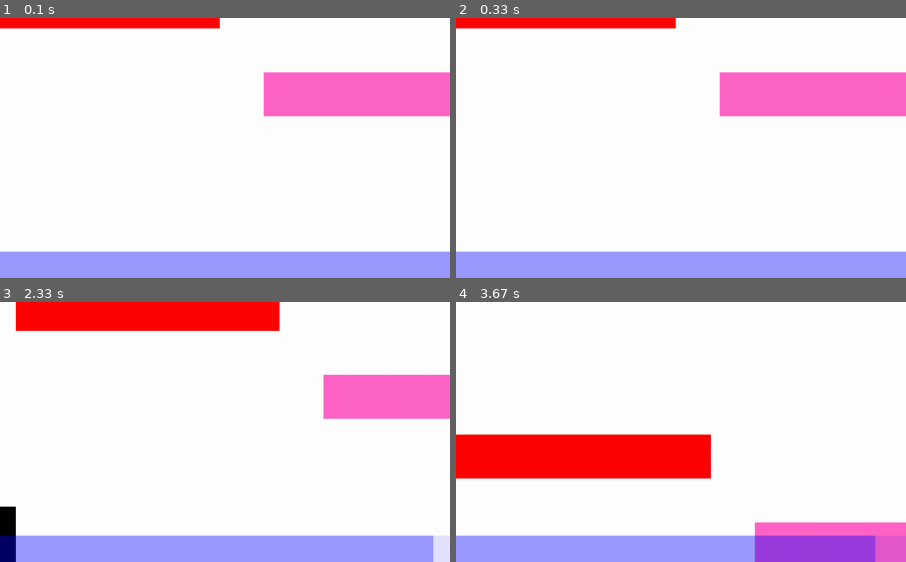
Above: before the commit, frames 1-4 (two rows, left to right).
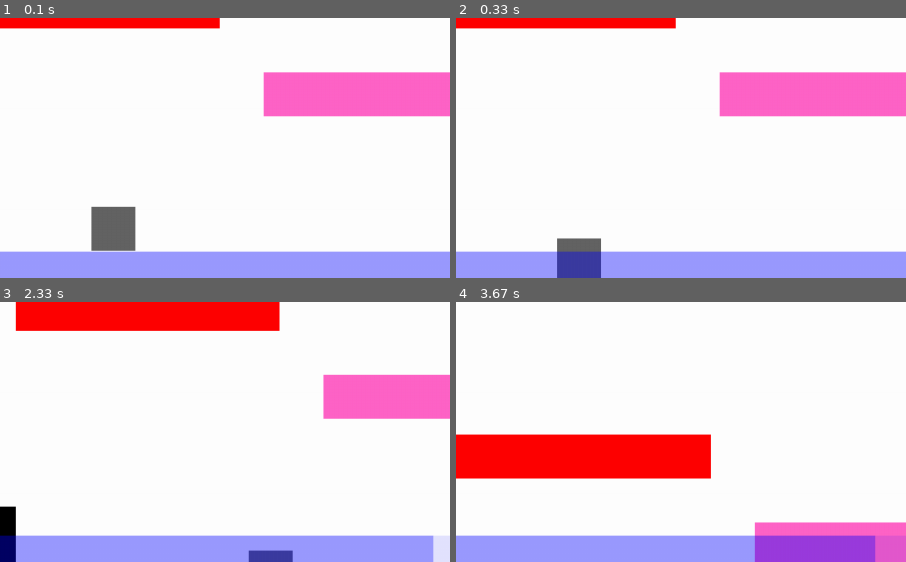
Above: after the commit, the same moments.

Repository: icanwalkonwater/sb-gamejam-pygame
Game: pygame game, started from src/main.py
Two runs of this game, one before a commit and one after it. Both use one fixed random seed, a clock stepped at 60 frames per second and the inputs below.
Inputs:
- Up to frame 1 (0.1 s): no input
- Up to frame 2 (0.33 s): no input
- Up to frame 3 (2.33 s): tap Space at 0.33, 1.82 s; tap & at 0.67 s; tap D at 1, 1.33, 1.73, 2.03, 2.23 s
- Up to frame 4 (3.67 s): tap D at 2.57, 2.87, 3.07, 3.37, 3.63 s; tap Space at 3.15 s
The pictures show only the part of the screen within x 50-100%, y 50-100%; the shares and areas given below are measured in that part.

The runs differ from the first frame. In frame 1, 1.7% of the frame differs, in the area x 20-31%, y 72-90%; in frame 2, 1.5%; in frame 3, 0.5%; in frame 4, nothing differs.

Commit message:
feature-heavy-hth-ennemy : Ajout heavy-Rock-enemy

Diff:
--- a/levels/level_test.xml
+++ b/levels/level_test.xml
@@ -37,6 +37,9 @@
         <enemy-hth>
             <transform x="900" y="500"/>
         </enemy-hth>
+         <enemy-heavy-rock>
+            <transform x="200" y="500"/>
+        </enemy-heavy-rock>
     </dynamics>
     <ui>
         <ui-player-health/>
--- a/src/constants.py
+++ b/src/constants.py
@@ -119,3 +119,25 @@
 
         """Force to apply when the enemy need to retreat."""
         RETREAT_FORCE = -500
+
+        """Damage given to the player when he touch it"""
+        DAMAGE = 10
+
+    class HeavyRock:
+        """Health of the enemy"""
+        HEALTH_MAX = 1_000
+
+        """Damage given to the player when he touch heavyRock E"""
+        SIDE_DAMAGE = 70
+
+        """Cooldown between attacks"""
+        ATTACK_COOLDOWN_S = .2
+
+        """WIGHT"""
+        WIGHT = 1
+
+        """Walking speed"""
+        SPEED = Vector2(.05, 0)
+
+        """"knowkback"""
+        KNOCKBACK = Vector2(5000,800)
--- /dev/null
+++ b/src/entities/hostiles/heavy_rock_enemy.py
@@ -0,0 +1,50 @@
+from pygame import Vector2
+from pygame.surface import Surface
+
+from constants import EnemySettings
+from entities.hostiles.enemy import Enemy
+from enums import ImpactSide
+from game_object import GameObject
+from physics import RigidPhysicsAwareGameObject
+from scene import Scene
+
+
+class HeavyRockEnemy(Enemy):
+    def attack(self, delta_time: float, distance_sqr: float) -> bool:
+        # i'am not violent !
+        pass
+
+    def __init__(self):
+        surface = Surface((50, 50))
+        surface.fill((100, 100, 100))
+        Enemy.__init__(self, surface, EnemySettings.HeavyRock.WIGHT, EnemySettings.HeavyRock.HEALTH_MAX,
+                       EnemySettings.HeavyRock.ATTACK_COOLDOWN_S)
+
+    def update(self, delta_time: float):
+
+        # I'am just good guy you kown
+        self.move(EnemySettings.HeavyRock.SPEED * self._direction * delta_time)
+        RigidPhysicsAwareGameObject.update(self, delta_time)
+
+    def start(self, scene: Scene):
+        Enemy.start(self, scene)
+
+    def _on_collide(self, other: GameObject, direction_of_impact: Vector2, impact_side: ImpactSide, delta_time: float):
+        if other != self._target:
+            Enemy._on_collide(self, other, direction_of_impact, impact_side, delta_time)
+        else:
+            if impact_side != ImpactSide.TOP:
+                # Collided with player, he need to suffer
+                other: GameObject
+                if impact_side == ImpactSide.BOTTOM:
+                    i = 0
+                    other.take_damage(1000)
+                elif impact_side == ImpactSide.RIGHT:
+                    i = 1
+                elif impact_side == ImpactSide.LEFT:
+                    i = -1
+
+                other.apply_force(EnemySettings.HeavyRock.KNOCKBACK * i)
+                other.take_damage(EnemySettings.HeavyRock.SIDE_DAMAGE)
+                if other.is_dead:
+                    self._target = None
--- a/src/entities/hostiles/hth_enemy.py
+++ b/src/entities/hostiles/hth_enemy.py
@@ -3,7 +3,7 @@
 
 from constants import VECTOR2_NULL, EnemySettings
 from entities.hostiles.enemy import Enemy
-from entities.player import Player
+from entities.living_entity import LivingEntity
 from enums import ImpactSide
 from game_object import GameObject
 from scene import Scene
@@ -54,8 +54,8 @@
             Enemy._on_collide(self, other, direction_of_impact, impact_side, delta_time)
         else:
             # Collided with player, he need to suffer
-            other: Player
-            other.take_damage(10)
+            other: LivingEntity
+            other.take_damage(EnemySettings.HandToHand.DAMAGE)
             if other.is_dead:
                 self._target = None
 
--- a/src/entities/player.py
+++ b/src/entities/player.py
@@ -4,6 +4,8 @@
 from animation import AnimatedSprite
 from constants import PlayerSettings, VECTOR2_NULL
 from entities.hostiles.enemy import Enemy
+from entities.hostiles.heavy_rock_enemy import HeavyRockEnemy
+from entities.hostiles.hth_enemy import HthEnemy
 from entities.living_entity import LivingEntity
 from enums import ImpactSide, PlayerState
 from game_object import GameObject
@@ -93,11 +95,17 @@
 
     def _on_collide(self, other: GameObject, direction_of_impact: Vector2, impact_side: ImpactSide, delta_time: float):
         # Common collision with something normal
-        if not isinstance(other, Enemy):
+        if isinstance(other, HthEnemy):
+            if direction_of_impact != VECTOR2_NULL:
+                # Collided with an enemy
+                other: Enemy
+                # Apply knockback
+                direction_of_impact.normalize_ip()
+                self.apply_force(direction_of_impact * PlayerSettings.DAMAGE_REPULSION_FACTOR)
+        elif isinstance(other, Enemy):
+            if isinstance(other, HeavyRockEnemy) and impact_side == ImpactSide.BOTTOM:
+                RigidPhysicsAwareGameObject._on_collide(self, other, direction_of_impact, impact_side, delta_time)
+            else:
+                pass
+        else:
             RigidPhysicsAwareGameObject._on_collide(self, other, direction_of_impact, impact_side, delta_time)
-        elif direction_of_impact != Vector2(0, 0):
-            # Collided with an enemy
-            other: Enemy
-            # Apply knockback
-            direction_of_impact.normalize_ip()
-            self.apply_force(direction_of_impact * PlayerSettings.DAMAGE_REPULSION_FACTOR)
--- a/src/scene_loader.py
+++ b/src/scene_loader.py
@@ -4,6 +4,7 @@
 from pygame.math import Vector2
 from pygame.surface import Surface
 
+from entities.hostiles.heavy_rock_enemy import HeavyRockEnemy
 from entities.hostiles.hth_enemy import HthEnemy
 from entities.player import Player
 from enums import Layers
@@ -64,6 +65,8 @@
                 go = self.__parse_player(scene, element)
             elif element.tag == 'enemy-hth':
                 go = self.__parse_enemy_hth(scene, element)
+            elif element.tag == 'enemy-heavy-rock':
+                go = self.__parse_enemy_heavy_rock(scene, element)
             elif element.tag == 'prop-button':
                 go = self.__parse_prop_button(element)
             elif element.tag == 'ui-player-health':
@@ -119,6 +122,13 @@
 
     def __parse_enemy_hth(self, scene: Scene, element: ET.Element) -> HthEnemy:
         enemy = HthEnemy()
+        self.__assign_transform(element, enemy)
+        self.__assign_collision_masks(scene, enemy, self.__parse_collision_mask(element))
+
+        return enemy
+
+    def __parse_enemy_heavy_rock(self, scene: Scene, element: ET.Element) -> HeavyRockEnemy:
+        enemy = HeavyRockEnemy()
         self.__assign_transform(element, enemy)
         self.__assign_collision_masks(scene, enemy, self.__parse_collision_mask(element))
 
